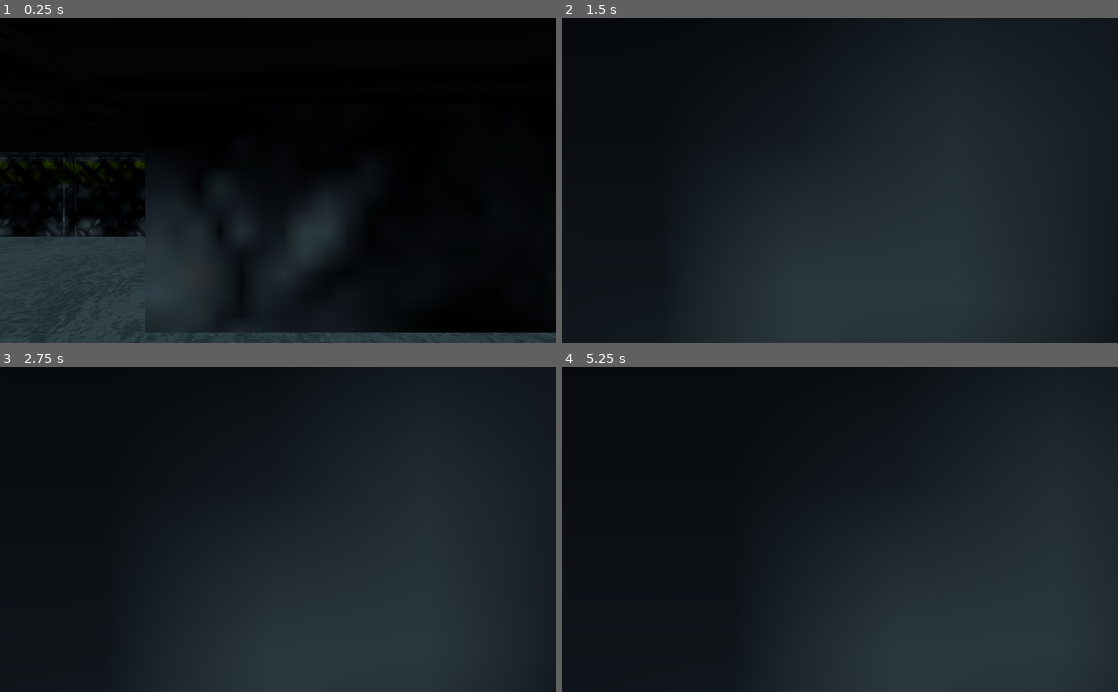
Above: before the commit, frames 1-4 (two rows, left to right).
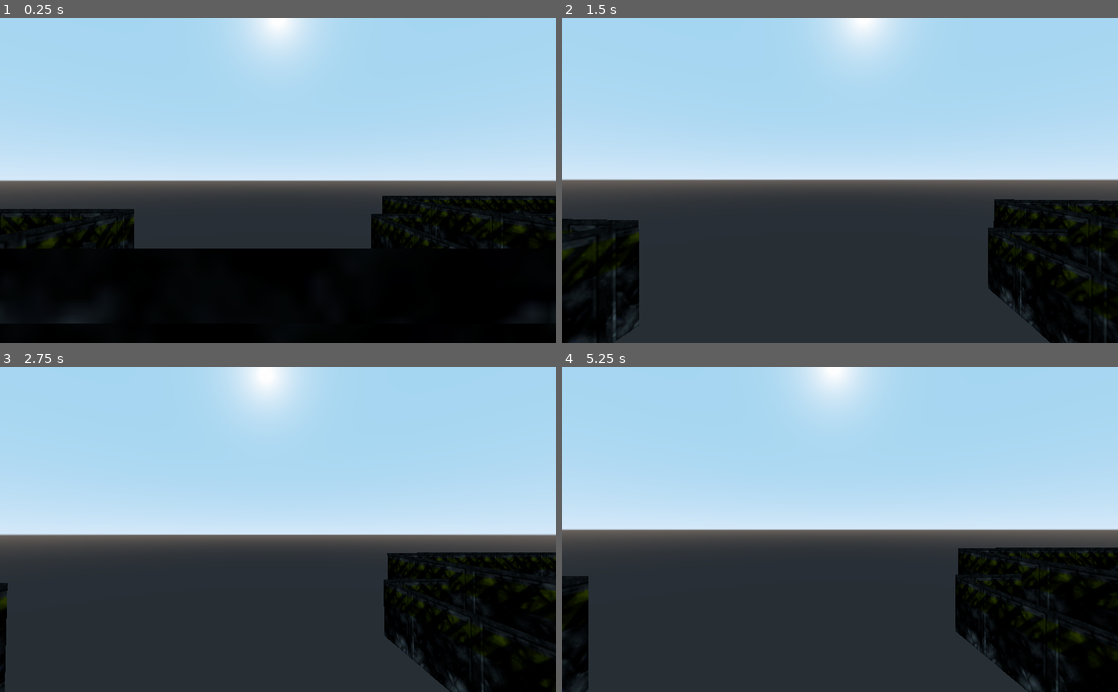
Above: after the commit, the same moments.

Repository: Aureonn/doomclone-REAL
Game: Godot game, scene res://Scenes/World.tscn
The game is run twice, just before and just after one commit, with the same random seed, the same clock (stepped at 60 frames per second) and the same inputs. The project has no main scene, so this scene is started directly.
Inputs (mouse positions are in pixels of both pictures, inside the frame that each line leads up to):
- Up to frame 1 (0.25 s): no input
- Up to frame 2 (1.5 s): tap Enter at 0.5 s; move the mouse to (867, 180) at 0.52 s; hold W (move_forward) from 0.53 s (still down); move the mouse to (812, 180) at 1.27 s
- Up to frame 3 (2.75 s): keep holding W (move_forward); move the mouse to (289, 523) at 2.02 s
- Up to frame 4 (5.25 s): keep holding W (move_forward); move the mouse to (834, 536) at 2.77 s; move the mouse to (878, 532) at 3.52 s; move the mouse to (795, 526) at 4.27 s; move the mouse to (845, 529) at 5.02 s

The runs differ from the first frame. In frame 1, 77% of the frame differs, in the area x 0-100%, y 0-100%; in frame 2, 67%; in frame 3, 77%; in frame 4, 80%.

Commit message:
sadas
dasdas

Diff:
--- a/Scenes/World.tscn
+++ b/Scenes/World.tscn
@@ -6,6 +6,7 @@
 [node name="World" type="Spatial"]
 
 [node name="testlevelforDoom" parent="." instance=ExtResource( 1 )]
+transform = Transform( 1, 0, 0, 0, 1, 0, 0, 0, 1, -4.13583, -2.56637, -0.666013 )
 
 [node name="Player" parent="." instance=ExtResource( 2 )]
 transform = Transform( 1.2, 0, 0, 0, 1.2, 0, 0, 0, 1.2, 0, 0.368376, 0 )
